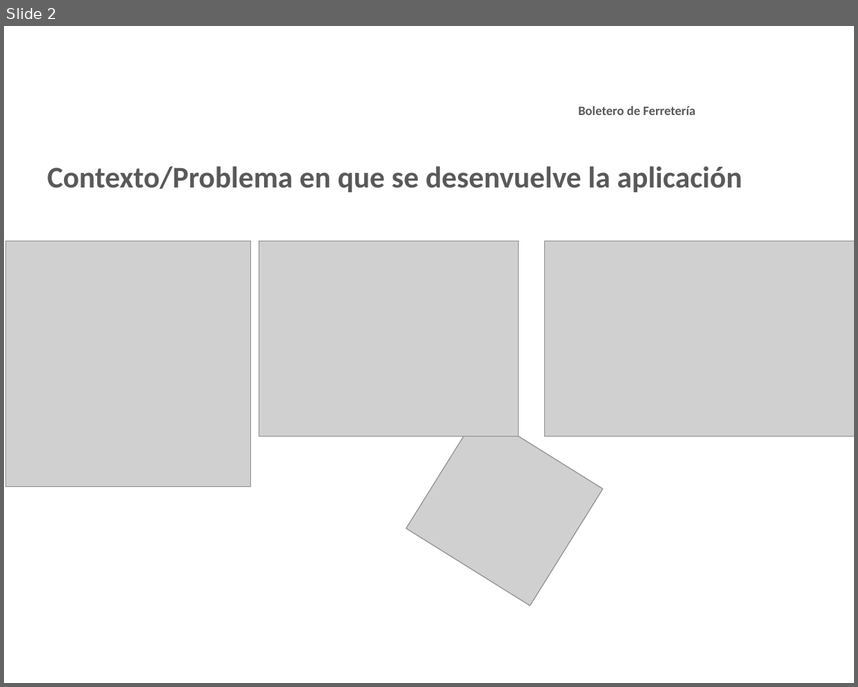
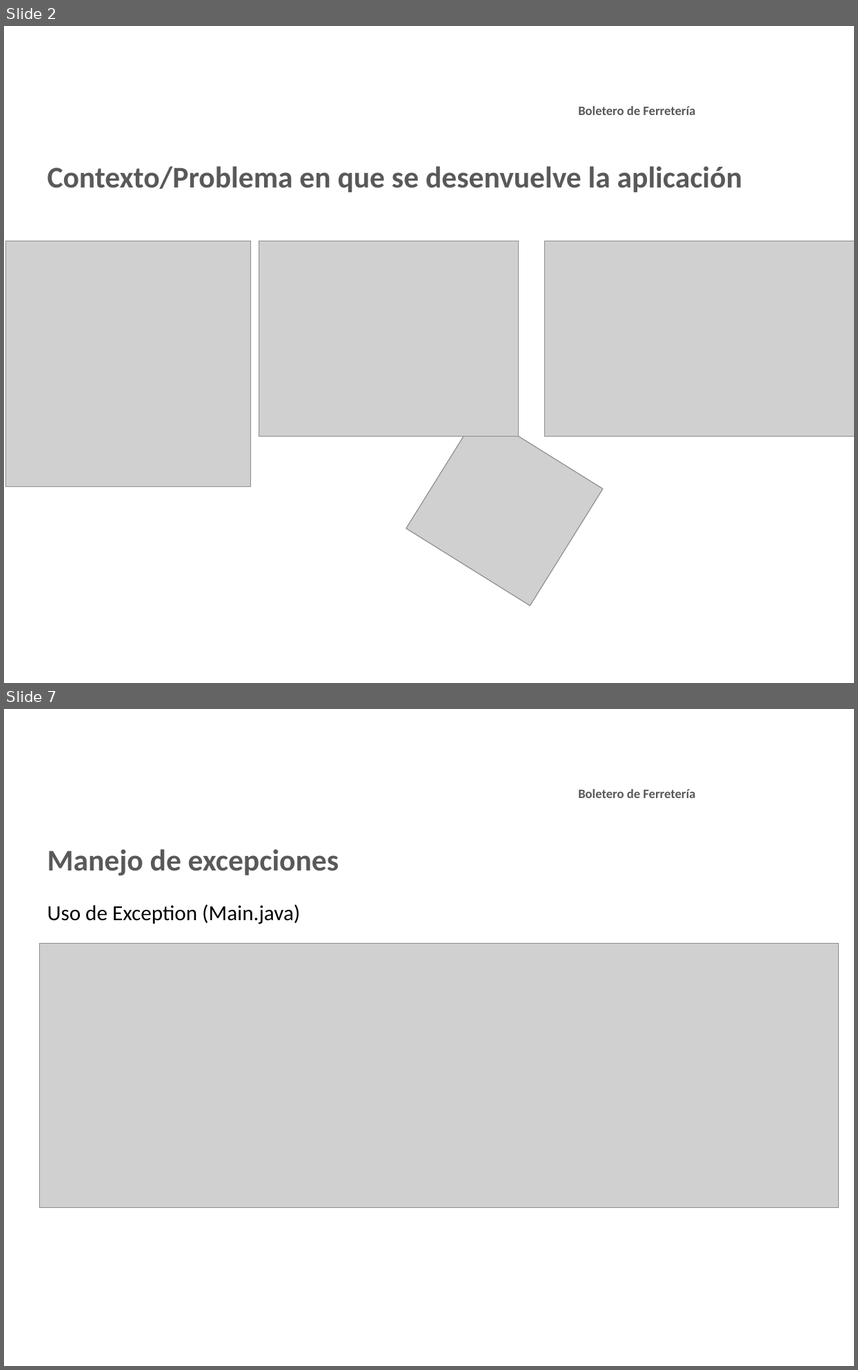
Before and after one commit to jmainhard/ezshop, a slide deck: design/Presentación proyecto.pptx. Shown one above the other, each under a label of ours: slide 2 before the commit, slides 2 and 7 after it; the slides between them are not shown. The pictures are 858x687 and 858x1370 pixels, drawn with LibreOffice and Linux fonts; fonts in the diff are those of the drawing; grey boxes stand for pictures; background and template pictures are left out. Boxes give left, top, right and bottom in pixels: in the first picture for what was removed or moved away, otherwise in the second. Text is boxed around its words. In the diff, an @@ line names an element or a change of style, - is before the commit and + after.

```diff
--- a/design/Presentación proyecto.pptx
+++ b/design/Presentación proyecto.pptx
@@ slide 7 added at [4,709,854,1366], background picture (left out); not listed: 1 template element that a slide beside it also shows @@
@@ text added at [578,789,695,798], 12 pt, text #595959, bold @@
+Boletero de Ferretería
@@ text added at [47,849,339,876], 28 pt, text #595959, bold @@
+Manejo de excepciones
@@ text added at [47,904,300,924], 20 pt, text #000000 @@
+Uso de Exception (Main.java)
@@ picture added at [40,944,839,1209] @@
```
Also in this commit, not shown: 2 slides changed, 5 other slides added, 1 other file.
